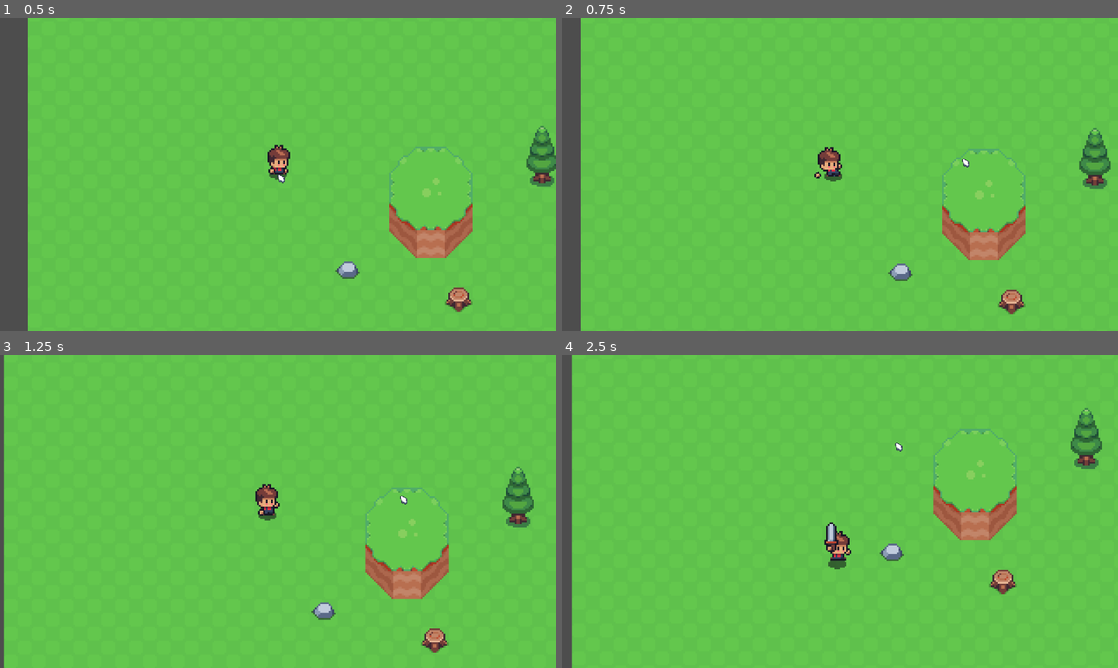
Above: before the commit, frames 1-4 (two rows, left to right).
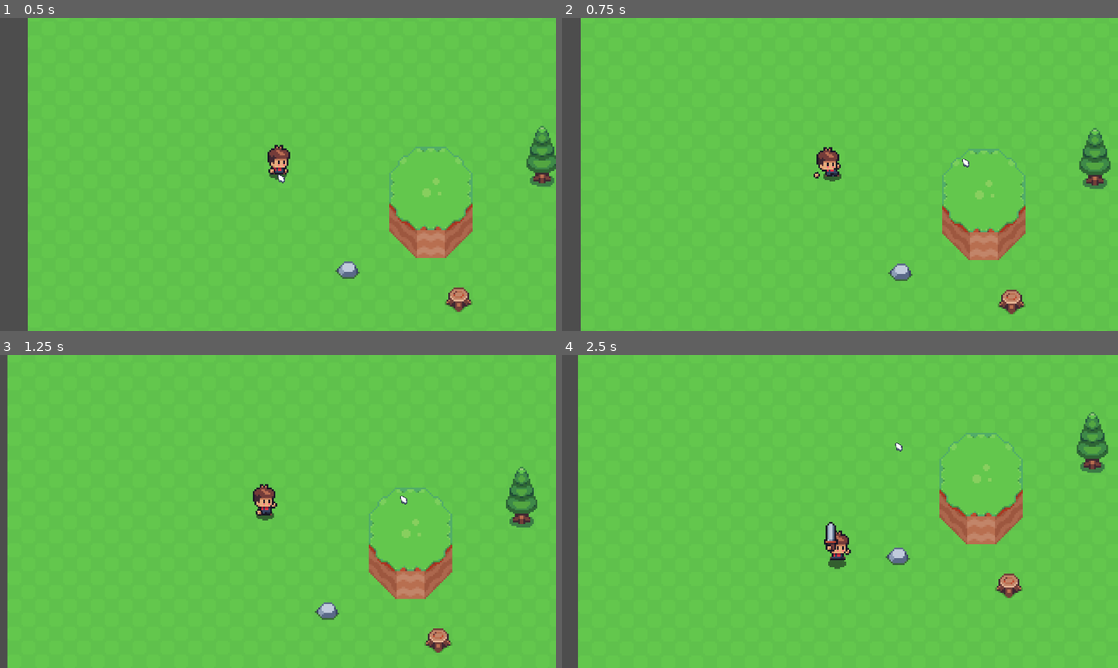
Above: after the commit, the same moments.

Repository: Kyrlio/2d_top_down_survival
Game: Godot game, scene res://scenes/test_scene/test_scene.tscn
Two runs of this game, one before a commit and one after it. Both use one fixed random seed, a clock stepped at 60 frames per second and the inputs below.
Inputs (mouse positions are in pixels of both pictures, inside the frame that each line leads up to):
- Up to frame 1 (0.5 s): no input
- Up to frame 2 (0.75 s): move the mouse to (962, 158) at 0.52 s; press the mouse at (962, 158) at 0.53 s; hold D (move_right) from 0.53 s (still down)
- Up to frame 3 (1.25 s): keep holding D (move_right); tap Space (jump) at 0.77, 1.07 s; tap Alt (roll) at 0.8 s
- Up to frame 4 (2.5 s): move the mouse to (728, 527) at 1.27 s; release D (move_right) at 1.28 s; release the mouse at (728, 527) at 1.28 s; hold S (move_down) 1.28-2.03 s; tap Alt (roll) at 1.35 s; tap Space (jump) at 1.52, 1.82 s; tap Mouse wheel down (scroll_down) at 1.55 s; move the mouse to (895, 442) at 2.02 s; hold D (move_right) from 2.03 s (still down); hold Mouse wheel down (scroll_down) from 2.03 s (still down); tap Mouse wheel up (scroll_up) at 2.3 s

Frame 1 is identical in both runs. In frame 2, 0.2% of the frame differs, in the area x 45-51%, y 41-53%; in frame 3, 2.9%; in frame 4, 4.2%, in the area x 1-99%, y 0-100%.

Commit message:
Sword slash animation timing rework

Diff:
--- a/scenes/player_scene/player.gd
+++ b/scenes/player_scene/player.gd
@@ -76,14 +76,11 @@
 
 
 func equip_tool(scene_path: String) -> void:
-	# On vide le container Tool (on supprime l'arme précédente)
 	for child in tool.get_children():
 		child.queue_free()
 
 	var tool_scene = load(scene_path)
 	if tool_scene:
-		# On instancie la nouvelle arme comme ENFANT du container Tool
-		# Le container Tool est celui qui est animé (position, scale...) par l'AnimationPlayer
 		current_tool = tool_scene.instantiate()
 		tool.add_child(current_tool)
 
@@ -133,15 +130,10 @@
 			animation_player.play("jump")
 
 		STATE.ATTACK:
-			SPEED = 10
+			SPEED = 5
 			animation_player.speed_scale = 1.0
 			running_particles.emitting = false
 			is_walking = false
-
-			#if current_tool.animation_player.is_playing():
-				#await current_tool.animation_player.animation_finished
-				#if Input.is_action_just_released("attack"):
-					#switch_state(previous_state)
 
 			animation_player.play("attack")
 			current_tool.cooldown_timer.start()
--- a/scenes/tools/sword_scene/sword.tscn
+++ b/scenes/tools/sword_scene/sword.tscn
@@ -198,7 +198,7 @@
 
 [sub_resource type="Animation" id="Animation_0o58g"]
 resource_name = "slash"
-length = 0.38889444
+length = 0.44445
 step = 0.055555556
 tracks/0/type = "value"
 tracks/0/imported = false
@@ -207,7 +207,7 @@
 tracks/0/interp = 2
 tracks/0/loop_wrap = true
 tracks/0/keys = {
-"times": PackedFloat32Array(0, 0.055555556, 0.11111111, 0.16666667, 0.22222222, 0.3888889),
+"times": PackedFloat32Array(0, 0.055555556, 0.16666667, 0.22222222, 0.2777778, 0.44444442),
 "transitions": PackedFloat32Array(1, 1, 1, 1, 1, 1),
 "update": 0,
 "values": [Vector2(1, -3), Vector2(-9, 1), Vector2(-10, 2), Vector2(23, -2), Vector2(4, 11), Vector2(4, 11)]
@@ -219,7 +219,7 @@
 tracks/1/interp = 2
 tracks/1/loop_wrap = true
 tracks/1/keys = {
-"times": PackedFloat32Array(0, 0.055555556, 0.11111112, 0.16666667, 0.22222222, 0.3888889),
+"times": PackedFloat32Array(0, 0.055555556, 0.16666667, 0.22222222, 0.2777778, 0.44444442),
 "transitions": PackedFloat32Array(1, 1, 1, 1, 0.5, 1),
 "update": 0,
 "values": [0.0, -0.7853982, -1.5707964, 0.7853982, 3.2288591161895095, 1.7453292519943295]
@@ -231,7 +231,7 @@
 tracks/2/interp = 2
 tracks/2/loop_wrap = true
 tracks/2/keys = {
-"times": PackedFloat32Array(0, 0.11111112, 0.16666667, 0.3888889),
+"times": PackedFloat32Array(0, 0.16666667, 0.22222222, 0.44444442),
 "transitions": PackedFloat32Array(1, 2, 0.5, -2),
 "update": 0,
 "values": [Vector2(1, 1), Vector2(0.95, 1.75), Vector2(1.675, 1.15), Vector2(0.8, 1.5)]
@@ -293,7 +293,7 @@
 tracks/7/interp = 0
 tracks/7/loop_wrap = true
 tracks/7/keys = {
-"times": PackedFloat32Array(0.11111111, 0.16666667, 0.2777778),
+"times": PackedFloat32Array(0.16666666, 0.22222222, 0.3888889),
 "transitions": PackedFloat32Array(1, 1, 1),
 "update": 1,
 "values": [false, true, false]
@@ -305,7 +305,7 @@
 tracks/8/interp = 1
 tracks/8/loop_wrap = true
 tracks/8/keys = {
-"times": PackedFloat32Array(0.11111111, 0.16666667, 0.22222222),
+"times": PackedFloat32Array(0.16666666, 0.22222222, 0.2777778),
 "transitions": PackedFloat32Array(1, 0.5, 0.5),
 "update": 0,
 "values": [Vector2(-11, 6), Vector2(38, -1.0000005), Vector2(0.9999924, 24.000004)]
@@ -317,7 +317,7 @@
 tracks/9/interp = 1
 tracks/9/loop_wrap = true
 tracks/9/keys = {
-"times": PackedFloat32Array(0.11111111, 0.16666667, 0.22222222),
+"times": PackedFloat32Array(0.16666666, 0.22222222, 0.2777778),
 "transitions": PackedFloat32Array(1, 0.5, 0.5),
 "update": 0,
 "values": [1.0471976, -0.17453292, 1.7453293]
@@ -329,7 +329,7 @@
 tracks/10/interp = 0
 tracks/10/loop_wrap = true
 tracks/10/keys = {
-"times": PackedFloat32Array(0.11111111, 0.16666667),
+"times": PackedFloat32Array(0.16666666, 0.22222222),
 "transitions": PackedFloat32Array(1, 1),
 "update": 1,
 "values": [true, false]
@@ -341,10 +341,10 @@
 tracks/11/interp = 1
 tracks/11/loop_wrap = true
 tracks/11/keys = {
-"times": PackedFloat32Array(0.16666667, 0.22222222),
-"transitions": PackedFloat32Array(1, 1),
-"update": 1,
-"values": [0, 1]
+"times": PackedFloat32Array(0.22222222, 0.2777778, 0.33333334),
+"transitions": PackedFloat32Array(1, 1, 1),
+"update": 1,
+"values": [0, 1, 2]
 }
 
 [sub_resource type="Animation" id="Animation_sa7wp"]
@@ -423,7 +423,7 @@
 tracks/0/interp = 2
 tracks/0/loop_wrap = true
 tracks/0/keys = {
-"times": PackedFloat32Array(0, 0.11111111, 0.16666667, 0.22222222, 0.3888889, 0.61111665),
+"times": PackedFloat32Array(0, 0.22222222, 0.2777778, 0.33333334, 0.5, 0.72222775),
 "transitions": PackedFloat32Array(0.5, 0.5, 1, 0.5, 1, 1),
 "update": 0,
 "values": [Vector2(4, 11), Vector2(2, 10), Vector2(16, -7), Vector2(-1, -11), Vector2(6, -3), Vector2(1, -3)]
@@ -435,7 +435,7 @@
 tracks/1/interp = 2
 tracks/1/loop_wrap = true
 tracks/1/keys = {
-"times": PackedFloat32Array(0, 0.11111111, 0.22222222, 0.3888889, 0.61111665),
+"times": PackedFloat32Array(0, 0.22222222, 0.33333334, 0.5, 0.72222775),
 "transitions": PackedFloat32Array(0.5, 0.5, 0.5, 1, 1),
 "update": 0,
 "values": [3.2288591161895095, 3.429571980168858, -0.5235987755982988, 0.7853981633974483, 0.0]
@@ -447,7 +447,7 @@
 tracks/2/interp = 2
 tracks/2/loop_wrap = true
 tracks/2/keys = {
-"times": PackedFloat32Array(0, 0.11111111, 0.22222222, 0.3888889, 0.61111665),
+"times": PackedFloat32Array(0, 0.22222222, 0.33333334, 0.5, 0.72222775),
 "transitions": PackedFloat32Array(0.5, 0.5, 0.5, 1, 1),
 "update": 0,
 "values": [Vector2(0.8, 1.5), Vector2(0.8, 1.5), Vector2(1.5, 1.5), Vector2(1, 1), Vector2(1, 1)]
@@ -459,7 +459,7 @@
 tracks/3/interp = 0
 tracks/3/loop_wrap = true
 tracks/3/keys = {
-"times": PackedFloat32Array(0, 0.22222222, 0.3888889),
+"times": PackedFloat32Array(0, 0.33333334, 0.5555556),
 "transitions": PackedFloat32Array(1, 1, 1),
 "update": 1,
 "values": [false, true, false]
@@ -483,7 +483,7 @@
 tracks/5/interp = 0
 tracks/5/loop_wrap = true
 tracks/5/keys = {
-"times": PackedFloat32Array(0.22222222, 0.27777773, 0.3333333, 0.3888889),
+"times": PackedFloat32Array(0.33333334, 0.38888884, 0.44444442, 0.5),
 "transitions": PackedFloat32Array(1, 1, 1, 1),
 "update": 1,
 "values": [0, 1, 2, 3]
@@ -495,7 +495,7 @@
 tracks/6/interp = 1
 tracks/6/loop_wrap = true
 tracks/6/keys = {
-"times": PackedFloat32Array(0.22222222, 0.2777778),
+"times": PackedFloat32Array(0.33333334, 0.3888889),
 "transitions": PackedFloat32Array(1, 1),
 "update": 0,
 "values": [Vector2(2, -2.9802322e-08), Vector2(2, 7.0000005)]
@@ -507,7 +507,7 @@
 tracks/7/interp = 0
 tracks/7/loop_wrap = true
 tracks/7/keys = {
-"times": PackedFloat32Array(0, 0.44444442),
+"times": PackedFloat32Array(0, 0.5555555),
 "transitions": PackedFloat32Array(1, 1),
 "update": 1,
 "values": [true, false]
@@ -519,7 +519,7 @@
 tracks/8/interp = 0
 tracks/8/loop_wrap = true
 tracks/8/keys = {
-"times": PackedFloat32Array(0, 0.44444442),
+"times": PackedFloat32Array(0, 0.5555555),
 "transitions": PackedFloat32Array(1, 1),
 "update": 1,
 "values": [true, false]
@@ -531,7 +531,7 @@
 tracks/9/interp = 0
 tracks/9/loop_wrap = true
 tracks/9/keys = {
-"times": PackedFloat32Array(0, 0.44444442),
+"times": PackedFloat32Array(0, 0.5555555),
 "transitions": PackedFloat32Array(1, 1),
 "update": 1,
 "values": [false, true]
@@ -543,7 +543,7 @@
 tracks/10/interp = 1
 tracks/10/loop_wrap = true
 tracks/10/keys = {
-"times": PackedFloat32Array(0.22222222, 0.2777778),
+"times": PackedFloat32Array(0.33333334, 0.3888889),
 "transitions": PackedFloat32Array(1, 1),
 "update": 0,
 "values": [0.7853982, 1.261873]
